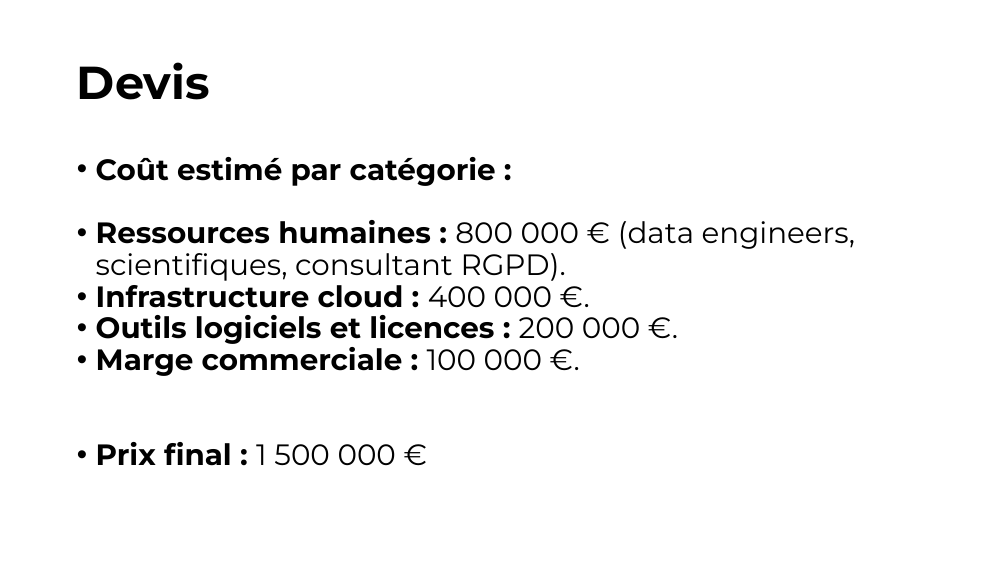
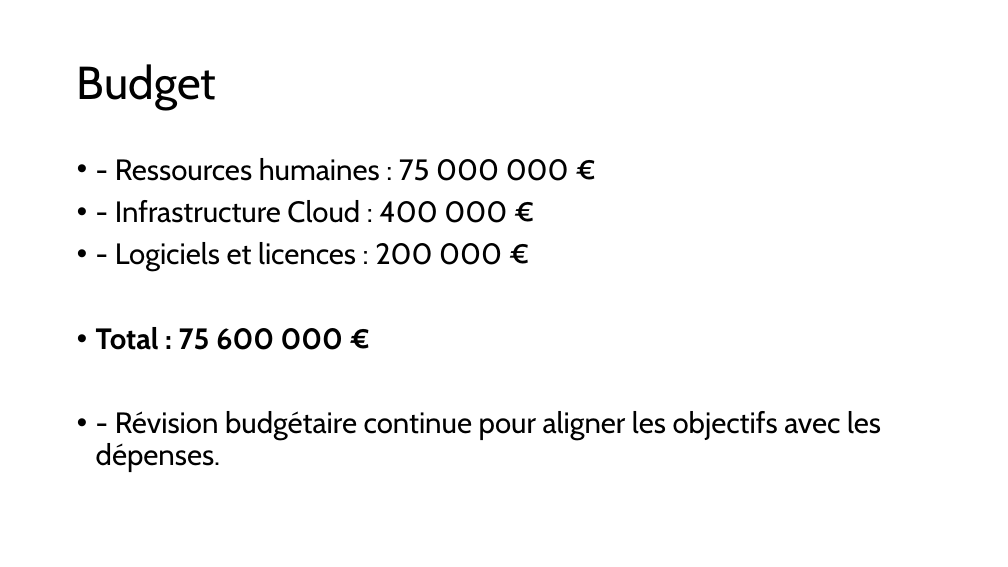
Before and after one commit to obenmaha/Download, a slide deck: slide 9 of Trame cahier des charges.pptx (slide 14 before the commit). Drawn at 1008x567 pixels with LibreOffice and Linux fonts; fonts in the diff are those of the drawing. Boxes give left, top, right and bottom in pixels: in the first picture for what was removed or moved away, otherwise in the second. Text is boxed around its words. In the diff, an @@ line names an element or a change of style, - is before the commit and + after.

```diff
--- a/Trame cahier des charges.pptx
+++ b/Trame cahier des charges.pptx
@@ title at (x1=77, y1=64, x2=216, y2=110): text changed; font Montserrat to Cabin; bold off @@
-Devis
+Budget
@@ text at (x1=96, y1=158, x2=881, y2=472): text changed; font Montserrat to Cabin; bold off @@
-• Coût estimé par catégorie :
-• Ressources humaines : 800 000 € (data engineers, scientifiques, consultant RGPD).
-• Infrastructure cloud : 400 000 €.
-• Outils logiciels et licences : 200 000 €.
-• Marge commerciale : 100 000 €.
-• Prix final : 1 500 000 €
+• - Ressources humaines : 75 000 000 €
+• - Infrastructure Cloud : 400 000 €
+• - Logiciels et licences : 200 000 €
+• Total : 75 600 000 €
+• - Révision budgétaire continue pour aligner les objectifs avec les dépenses.
```
Also in this commit, not shown: 6 other slides changed, 2 slides added, 7 slides removed.
